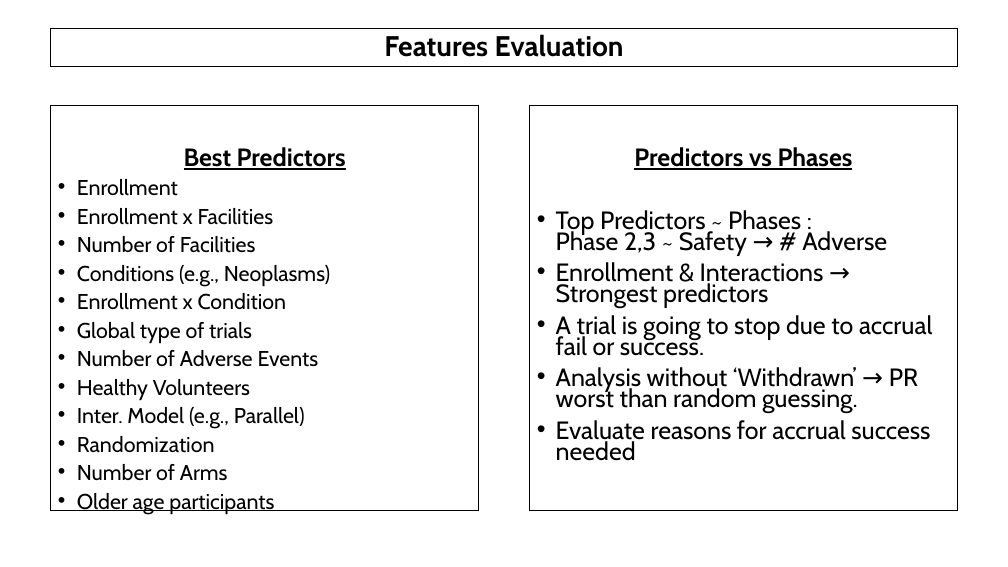
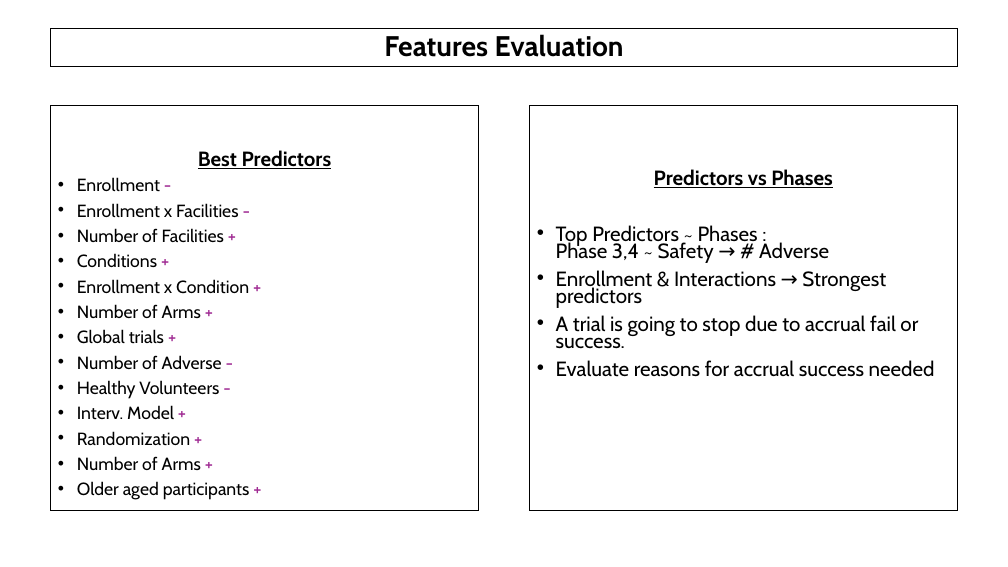
Before and after one commit to AndreouEugenia/Thesis, a slide deck: slide 23 of Thesis_Presentation.pptx (slide 22 before the commit). Drawn at 1008x567 pixels with LibreOffice and Linux fonts; fonts in the diff are those of the drawing; background and template pictures are left out. Boxes give left, top, right and bottom in pixels: in the first picture for what was removed or moved away, otherwise in the second. Text is boxed around its words. In the diff, an @@ line names an element or a change of style, - is before the commit and + after.

```diff
--- a/Thesis_Presentation.pptx
+++ b/Thesis_Presentation.pptx
@@ text "Best Predictors" at (51, 105, 479, 510): vertical alignment top to middle @@
@@ text at (77, 177, 250, 500): text changed; size 20.4 to 16.8 pt @@
-• Enrollment
-• Enrollment x Facilities
-• Number of Facilities
-• Conditions (e.g., Neoplasms)
-• Enrollment x Condition
-• Global type of trials
-• Number of Adverse Events
-• Healthy Volunteers
-• Inter. Model (e.g., Parallel)
-• Randomization
-• Number of Arms
-• Older age participants
+• Enrollment -
+• Enrollment x Facilities -
+• Number of Facilities +
+• Conditions +
+• Enrollment x Condition +
+• Number of Arms +
+• Global trials +
+• Number of Adverse -
+• Healthy Volunteers -
+• Interv. Model +
+• Randomization +
+• Number of Arms +
+• Older aged participants +
@@ text at (198, 150, 332, 169): size 23.8 to 19.6 pt in "Best Predictors" @@
@@ text at (556, 169, 935, 377): size 23.8 to 19.6 pt in "Predictors vs Phases", "Enrollment & Interactions → Strongest predictors", "A trial is going to stop due ...", "Evaluate reasons for accrual success needed" @@
@@ text at (556, 225, 829, 263): text changed; size 23.8 to 19.6 pt @@
-• Top Predictors ~ Phases :
-  Phase 2,3 ~ Safety → # Adverse
+• Top Predictors ~ Phases :
+  Phase 3,4 ~ Safety → # Adverse
@@ text at (556, 367, 918, 413): paragraph removed @@
-• Analysis without ‘Withdrawn’ → PR worst than random guessing.
```
Also in this commit, not shown: 16 other slides changed, 1 slide added, 15 other files.
